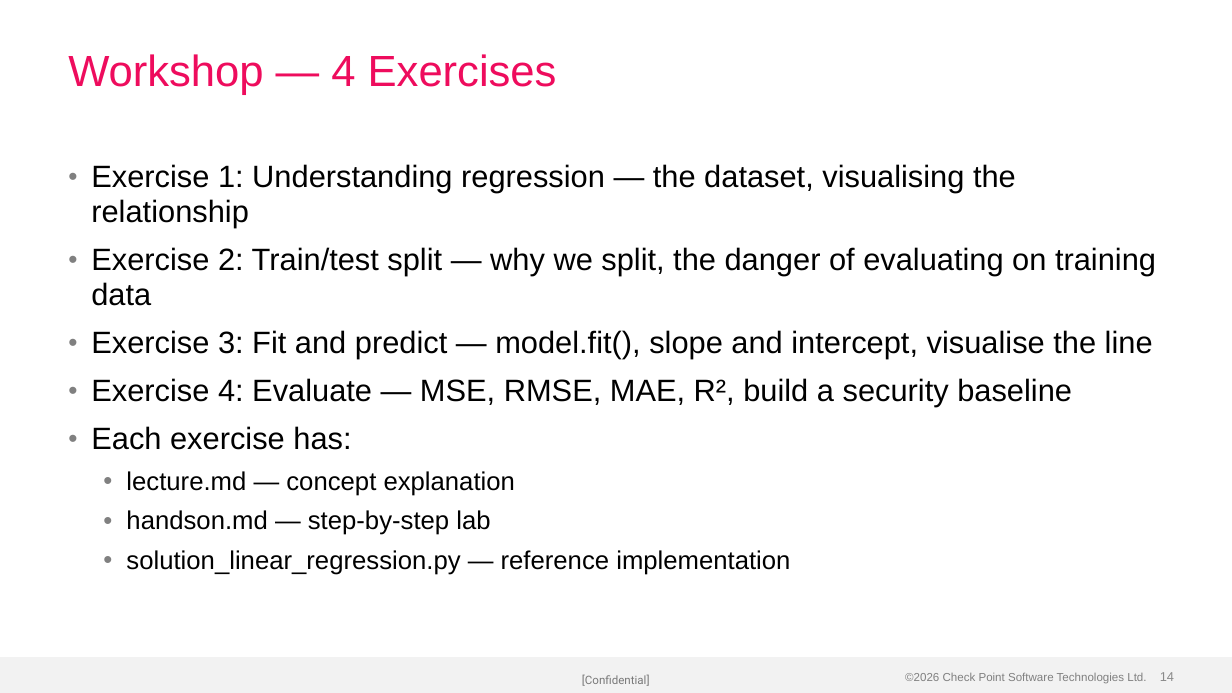
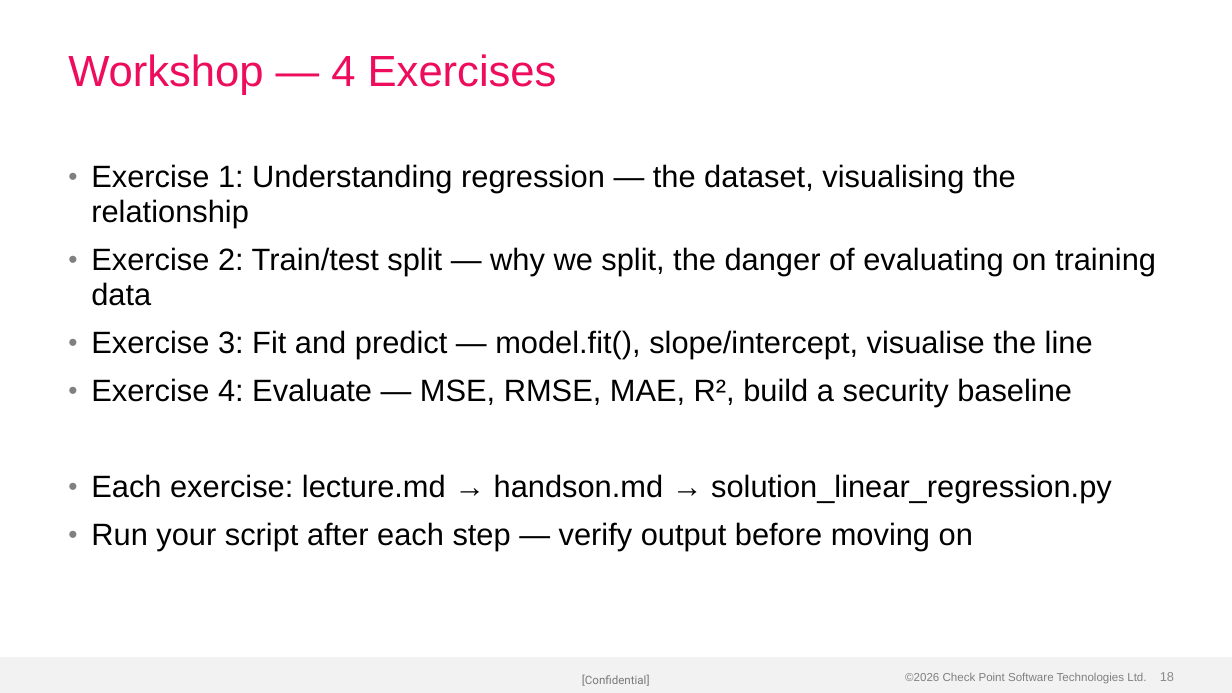
Before and after one commit to alshawwaf/ai-basic-training, a slide deck: slide 18 of stage1_classic_ml/02_linear_regression/Lecture-2-Linear-Regression.pptx (slide 14 before the commit). Drawn at 1232x693 pixels with LibreOffice and Linux fonts; fonts in the diff are those of the drawing; background and template pictures are left out. Boxes give left, top, right and bottom in pixels: in the first picture for what was removed or moved away, otherwise in the second. Text is boxed around its words. In the diff, an @@ line names an element or a change of style, - is before the commit and + after.

Commit message:
Rebuild Lecture-2 with charts and visual layouts
5 embedded images: scatter plot with regression line, equation diagram,
metrics cards, anomaly detection baseline, non-linear limitation chart.
Uses 2-Column, Bullets+Pull Quote, and Title Only layouts.

```diff
--- a/stage1_classic_ml/02_linear_regression/Lecture-2-Linear-Regression.pptx
+++ b/stage1_classic_ml/02_linear_regression/Lecture-2-Linear-Regression.pptx
@@ text at (x1=91, y1=330, x2=1093, y2=359): text changed @@
-• Exercise 3: Fit and predict — model.fit(), slope and intercept, visualise the line
+• Exercise 3: Fit and predict — model.fit(), slope/intercept, visualise the line
@@ text at (x1=91, y1=474, x2=1112, y2=551): text changed; size 20 to 24 pt @@
-• Each exercise has:
-  • lecture.md — concept explanation
-  • handson.md — step-by-step lab
-  • solution_linear_regression.py — reference implementation
+• Each exercise: lecture.md → handson.md → solution_linear_regression.py
+• Run your script after each step — verify output before moving on
@@ page number at (x1=1160, y1=672, x2=1174, y2=681): text changed @@
-14
+18
```
Also in this commit, not shown: 8 other slides changed, 9 slides added, 5 slides removed.
